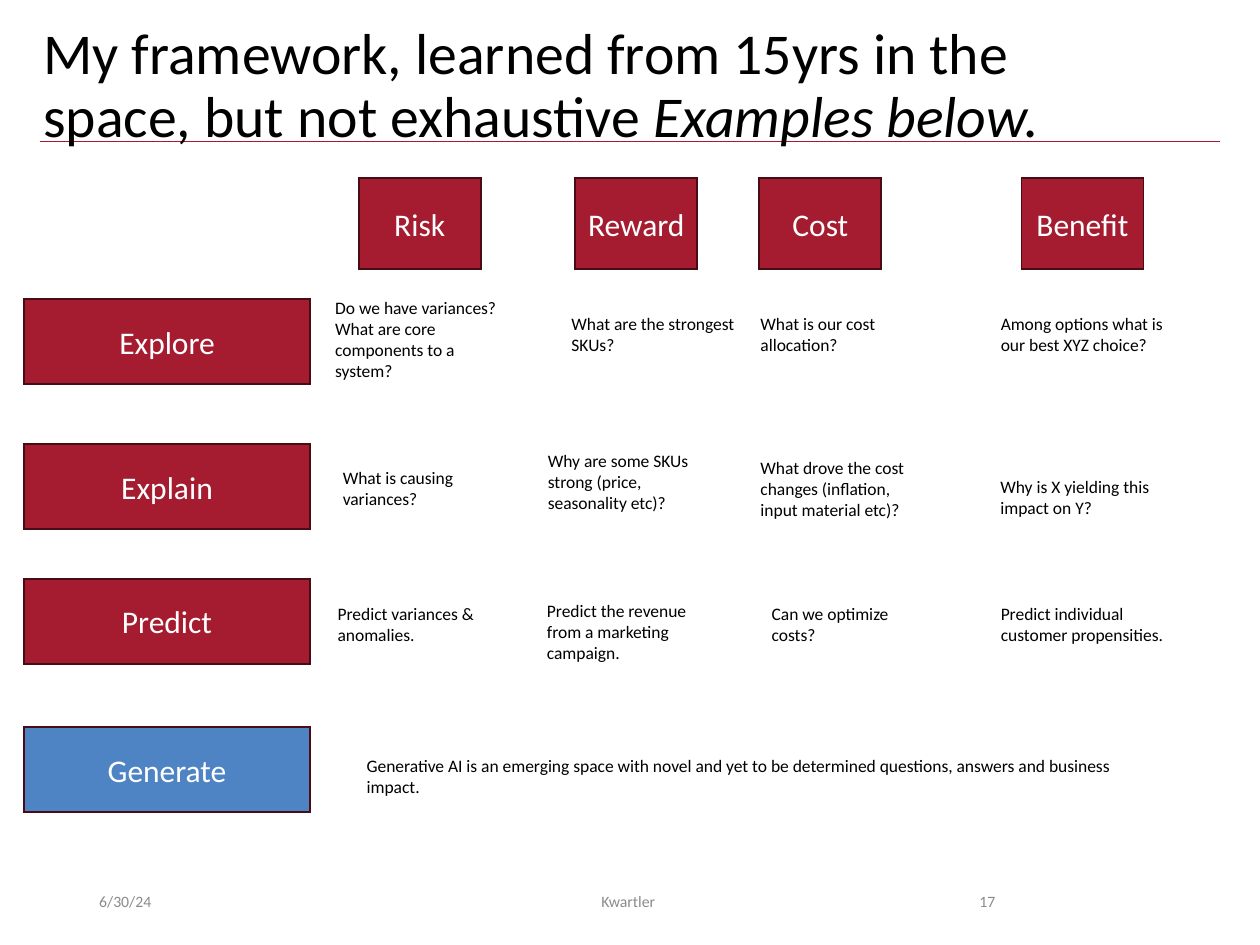
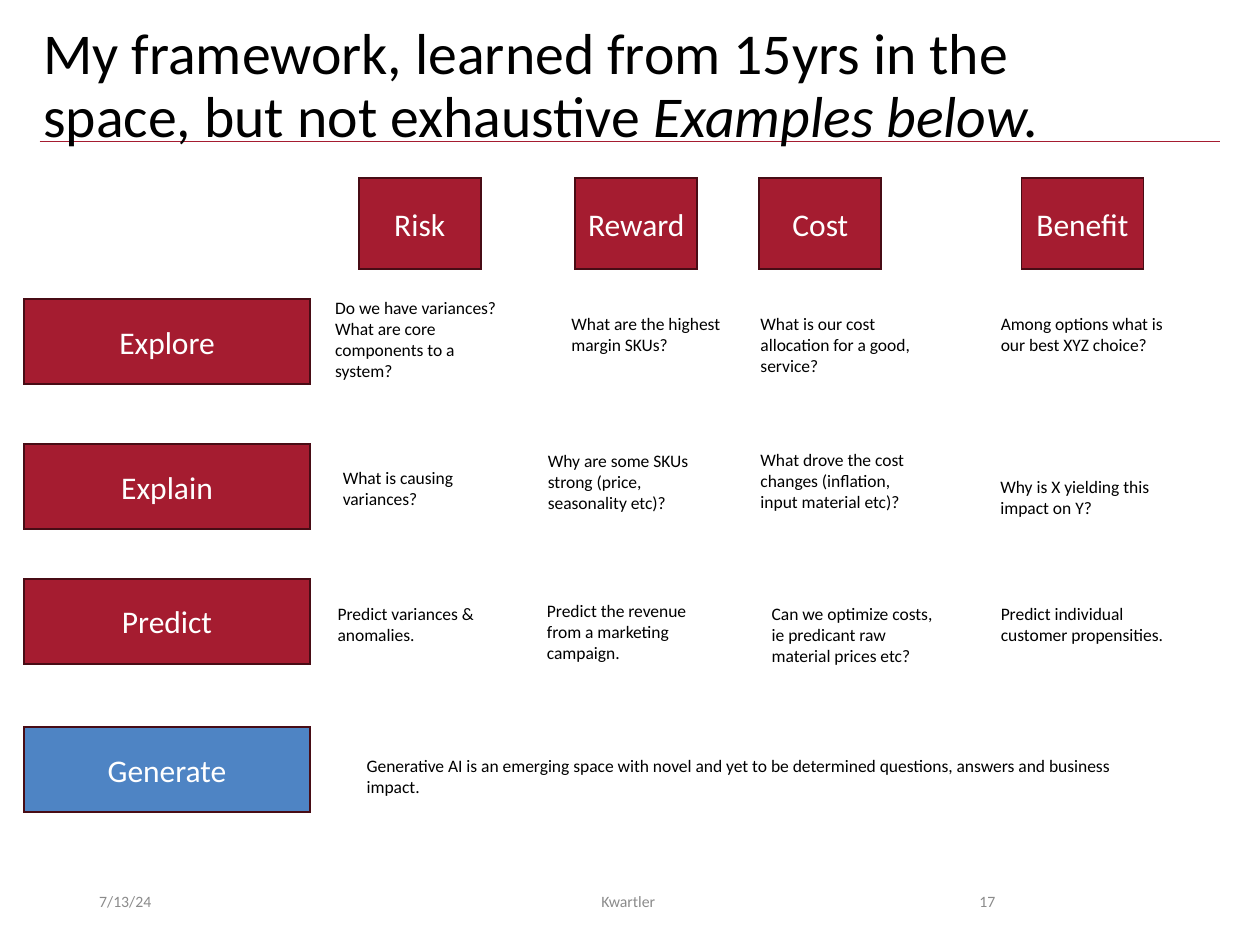
Before and after one commit to kwartler/Vienna_24, a slide deck: slide 17 of Day1/B_IntroToDM.pptx. Drawn at 1260x945 pixels with LibreOffice and Linux fonts; fonts in the diff are those of the drawing; background and template pictures are left out. Boxes give left, top, right and bottom in pixels: in the first picture for what was removed or moved away, otherwise in the second. Text is boxed around its words. In the diff, an @@ line names an element or a change of style, - is before the commit and + after.

```diff
--- a/Day1/B_IntroToDM.pptx
+++ b/Day1/B_IntroToDM.pptx
@@ text at <box>571,318,720,354</box>: text changed @@
-What are the strongest SKUs?
+What are the highest margin SKUs?
@@ text at <box>760,318,910,372</box>: text changed @@
-What is our cost allocation?
+What is our cost allocation for a good, service?
@@ text "What drove the cost changes ...": place and size @@
-text "What drove the cost changes ..." at <box>760,462,904,519</box>
+text "What drove the cost changes ..." at <box>760,454,904,511</box>
@@ text at <box>772,608,932,665</box>: text changed @@
-Can we optimize costs?
+Can we optimize costs, ie predicant raw material prices etc?
@@ text at <box>99,896,151,908</box>: text changed @@
-6/30/24
+7/13/24
```
Also in this commit, not shown: 42 other slides changed, 15 other files.
